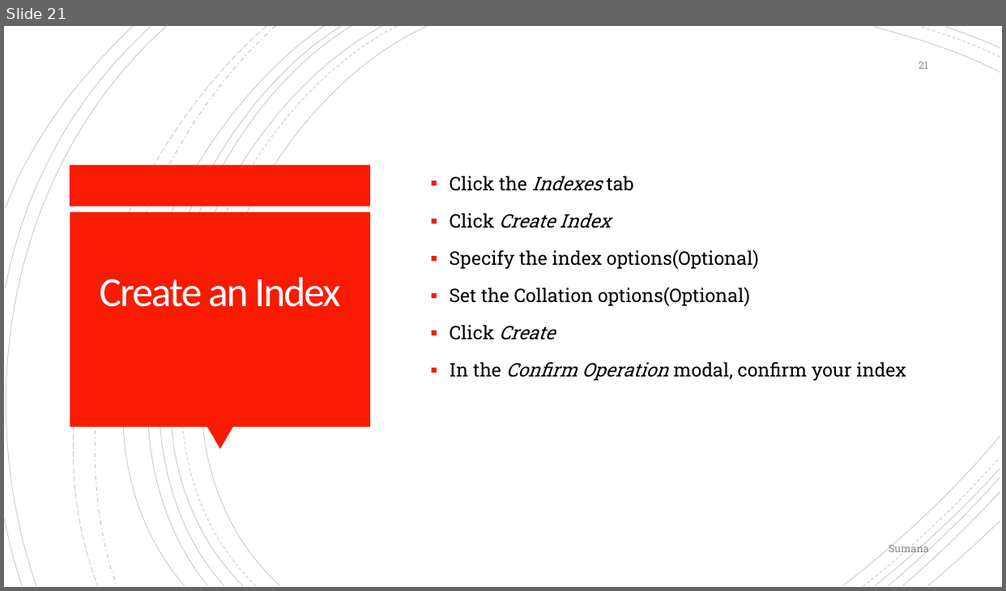
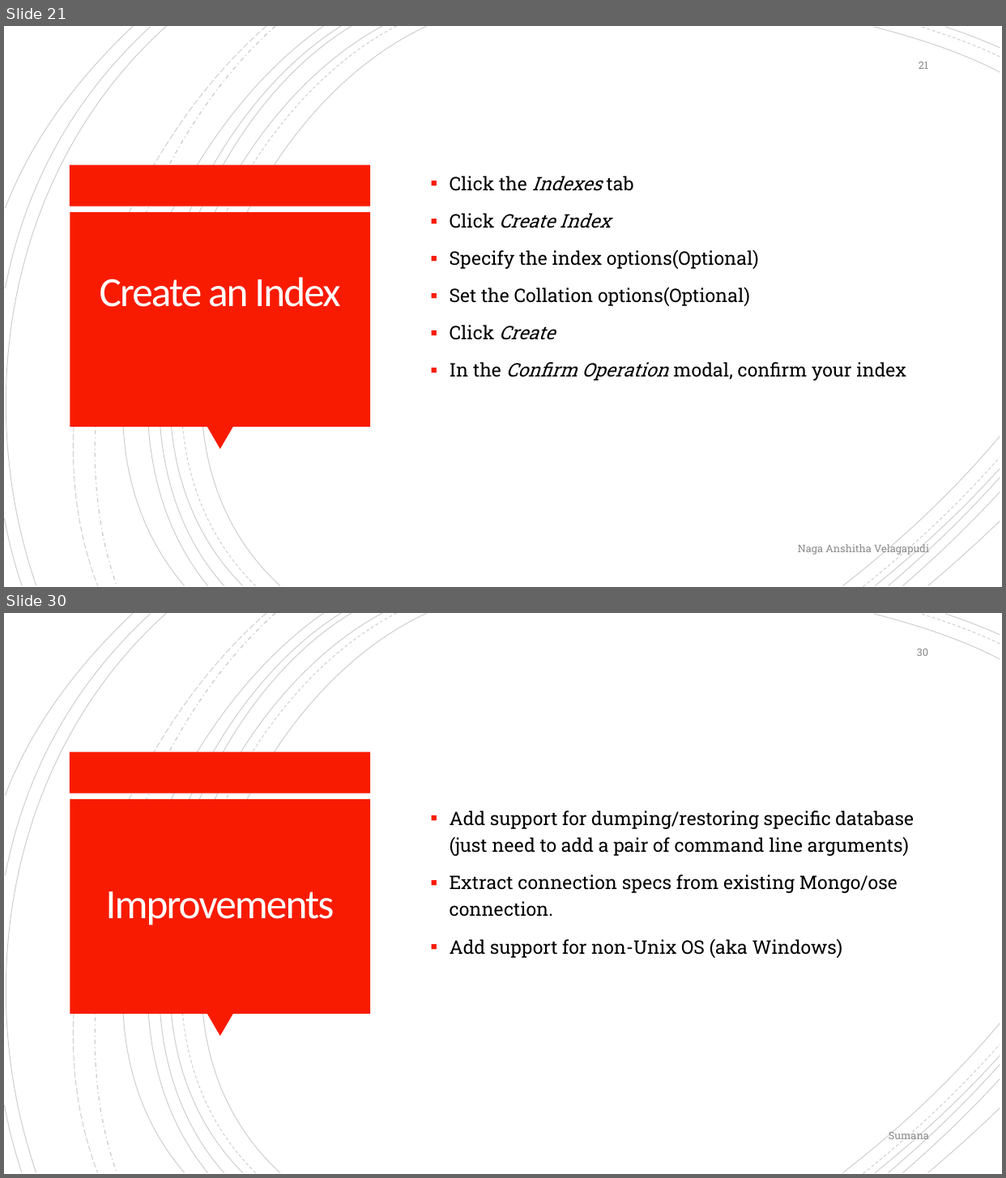
Before and after one commit to anshithavelagapudi/MongoDb-Project, a slide deck: MongoDB_with_Atlas.pptx. Shown one above the other, each under a label of ours: slide 21 before the commit, slides 21 and 30 after it; the slides between them are not shown. The pictures are 1006x591 and 1006x1178 pixels, drawn with LibreOffice and Linux fonts; fonts in the diff are those of the drawing. Boxes give left, top, right and bottom in pixels: in the first picture for what was removed or moved away, otherwise in the second. Text is boxed around its words. In the diff, an @@ line names an element or a change of style, - is before the commit and + after.

```diff
--- a/MongoDB_with_Atlas.pptx
+++ b/MongoDB_with_Atlas.pptx
@@ slide 30 added at (4,613,1002,1174), background #FFFFFF; not listed: 24 template elements that a slide beside it also shows @@
@@ page number added at (917,649,928,656), 10 pt, text #8C8C8C @@
+30
@@ text added at (450,811,914,958), 18 pt, text #000000 @@
+▪ Add support for dumping/restoring specific database (just need to add a pair of command line arguments)
+▪ Extract connection specs from existing Mongo/ose connection.
+▪ Add support for non-Unix OS (aka Windows)
@@ title added at (106,892,334,926), 40 pt, text #FFFFFF @@
+Improvements
@@ text added at (889,1130,929,1143), 10 pt, text #8C8C8C @@
+Sumana
@@ slide 21 changed as well @@
@@ text at (798,543,929,556): text changed @@
-Sumana
+Naga Anshitha Velagapudi
```
Also in this commit, not shown: 7 other slides changed, 10 other slides added.
